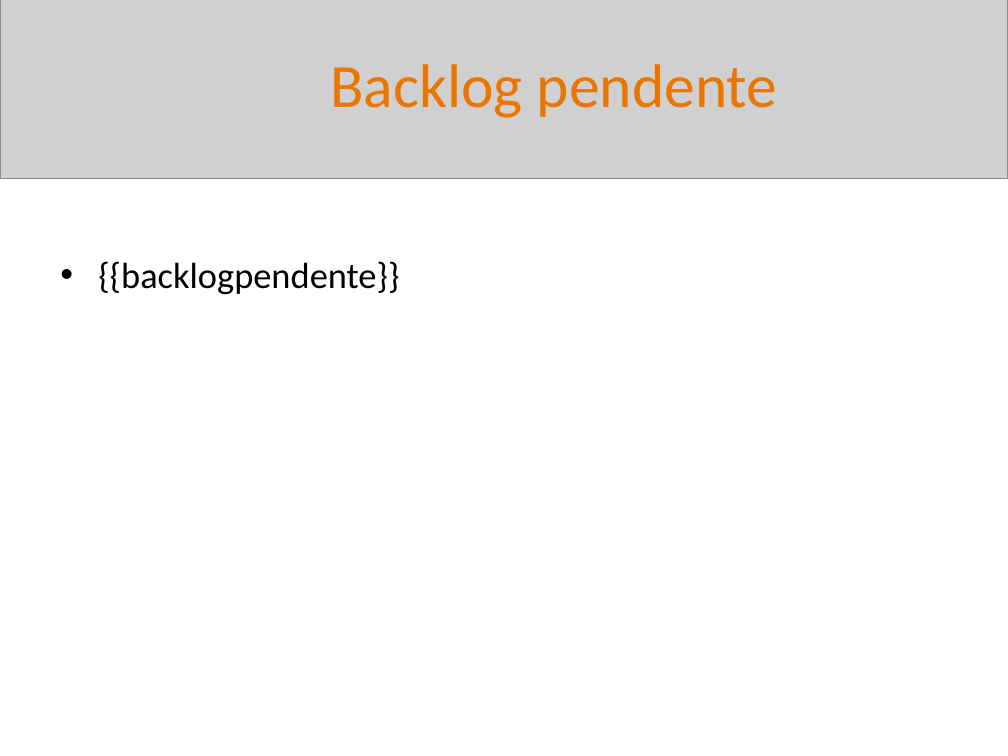
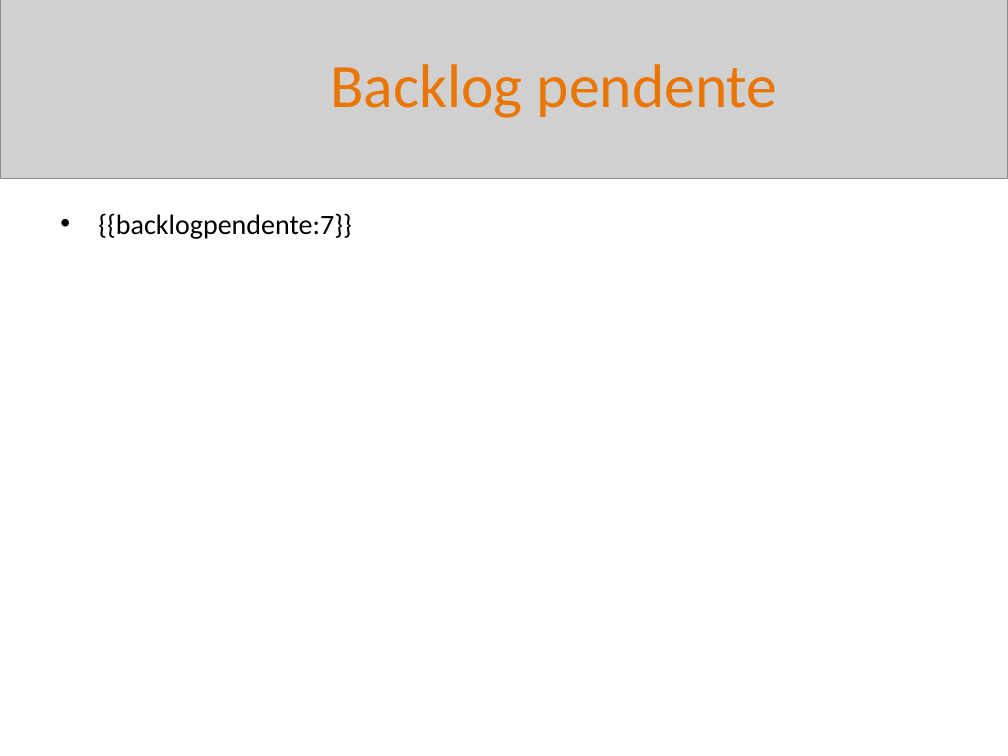
Before and after one commit to BetoFigu66/AgenteAssistenteDeVendas, a slide deck: slide 12 of artefatos/gerente_de_projetos/report_templates/template_sprint_review_interno.pptx (slide 10 before the commit). Drawn at 1008x756 pixels with LibreOffice and Linux fonts; fonts in the diff are those of the drawing; grey boxes stand for pictures. Boxes give left, top, right and bottom in pixels: in the first picture for what was removed or moved away, otherwise in the second. Text is boxed around its words. In the diff, an @@ line names an element or a change of style, - is before the commit and + after.

```diff
--- a/artefatos/gerente_de_projetos/report_templates/template_sprint_review_interno.pptx
+++ b/artefatos/gerente_de_projetos/report_templates/template_sprint_review_interno.pptx
@@ text at (98,213,352,239): text changed; size 26 to 20 pt @@
-• {{backlogpendente}}
+• {{backlogpendente:7}}
```
Also in this commit, not shown: 6 other slides changed, 4 slides added, 2 slides removed, 12 other files.
